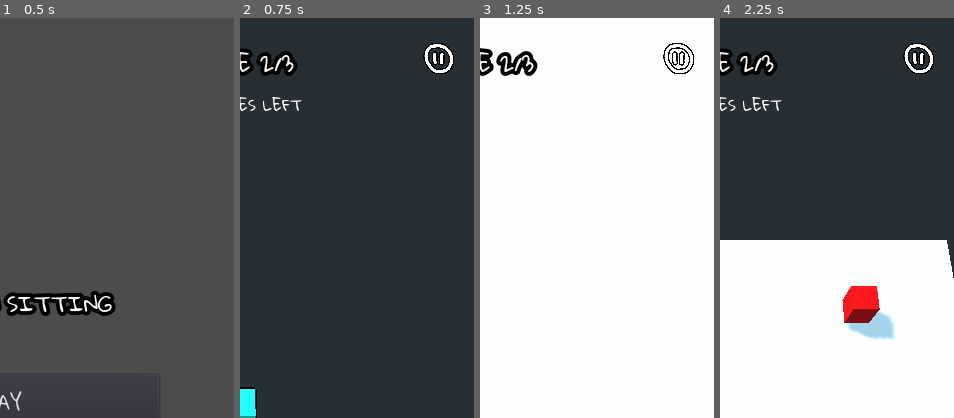
Above: before the commit, frames 1-4 (left to right).
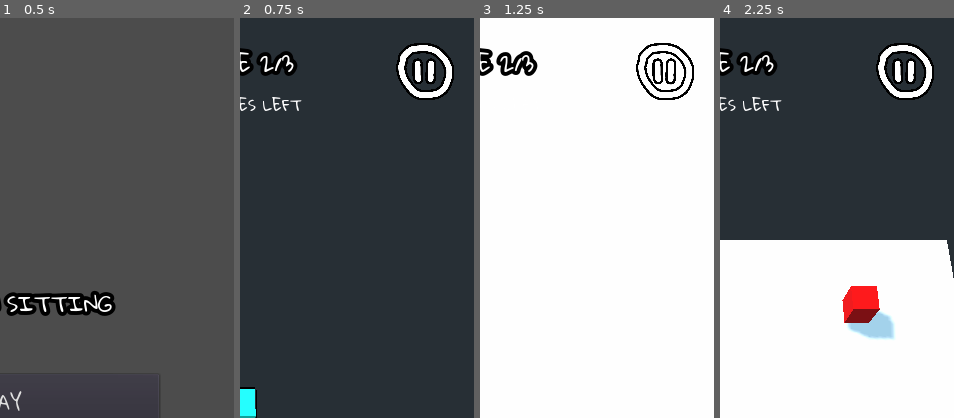
Above: after the commit, the same moments.

Repository: jeffsieu/coma-dash
Game: Godot game, scene res://Scene/Game.tscn
Two runs of this game, one before a commit and one after it. Both use one fixed random seed, a clock stepped at 60 frames per second and the inputs below.
Inputs (mouse positions are % of the whole screen's width and height, from its top left; square brackets give the same spot before the commit, where the layout moved):
- Up to frame 1 (0.5 s): no input
- Up to frame 2 (0.75 s): click "PLAY" at 0.5 s
- Up to frame 3 (1.25 s): no input
- Up to frame 4 (2.25 s): click (90, 7) [93, 5] at 1.25 s; click "RESUME" at 2 s
The pictures show only the part of the screen within x 50-100%, y 0-50%; the shares and areas given below are measured in that part.

Frame 1 is identical in both runs. In frame 2, 2.3% of the frame differs, in the area x 66-92%, y 6-21%; in frame 3, 1.3%; in frame 4, 2.3%.

Commit message:
GUI enhancements and standardizations
- Overlays have darkened backgrounds
- Buttons are 75px in height
- Button pressed signals are connected using
  the node panel
- Refactor PauseMenu logic into its own script

Diff:
--- a/GUI/ClearedMenu.gd
+++ b/GUI/ClearedMenu.gd
@@ -1,7 +1,7 @@
 extends MarginContainer
 
-onready var _enemies_defeated: Label = get_node("VBoxContainer/VBoxContainer/EnemiesDefeated")
-onready var _crystal_count: Label = get_node("VBoxContainer/VBoxContainer/CrystalCount")
+onready var _enemies_defeated: Label = find_node("EnemiesDefeated")
+onready var _crystal_count: Label = find_node("CrystalCount")
 
 signal proceed_next
 
--- a/GUI/ClearedMenu.tscn
+++ b/GUI/ClearedMenu.tscn
@@ -1,8 +1,9 @@
-[gd_scene load_steps=4 format=2]
+[gd_scene load_steps=5 format=2]
 
 [ext_resource path="res://GUI/Heading2.tres" type="DynamicFont" id=1]
 [ext_resource path="res://GUI/Title.tres" type="DynamicFont" id=2]
 [ext_resource path="res://GUI/ClearedMenu.gd" type="Script" id=3]
+[ext_resource path="res://GUI/Button.tres" type="DynamicFont" id=4]
 
 [node name="ClearedMenu" type="MarginContainer"]
 margin_right = 582.0
@@ -12,44 +13,61 @@
 "_edit_use_anchors_": false
 }
 
-[node name="VBoxContainer" type="VBoxContainer" parent="."]
+[node name="ColorRect" type="ColorRect" parent="."]
 margin_right = 582.0
 margin_bottom = 960.0
+mouse_filter = 2
+color = Color( 0, 0, 0, 0.74902 )
+
+[node name="MarginContainer" type="MarginContainer" parent="."]
+margin_right = 582.0
+margin_bottom = 960.0
+custom_constants/margin_right = 32
+custom_constants/margin_top = 32
+custom_constants/margin_left = 32
+custom_constants/margin_bottom = 32
+
+[node name="VBoxContainer" type="VBoxContainer" parent="MarginContainer"]
+margin_left = 32.0
+margin_top = 32.0
+margin_right = 550.0
+margin_bottom = 928.0
 custom_constants/separation = 20
 alignment = 1
 
-[node name="ClearedTitle" type="Label" parent="VBoxContainer"]
-margin_top = 284.0
-margin_right = 582.0
-margin_bottom = 389.0
+[node name="ClearedTitle" type="Label" parent="MarginContainer/VBoxContainer"]
+margin_top = 238.0
+margin_right = 518.0
+margin_bottom = 343.0
 custom_fonts/font = ExtResource( 2 )
 text = "LEVEL CLEARED"
 align = 1
 uppercase = true
 
-[node name="VBoxContainer" type="VBoxContainer" parent="VBoxContainer"]
-margin_top = 409.0
-margin_right = 582.0
-margin_bottom = 609.0
+[node name="VBoxContainer" type="VBoxContainer" parent="MarginContainer/VBoxContainer"]
+margin_top = 363.0
+margin_right = 518.0
+margin_bottom = 563.0
 rect_min_size = Vector2( 0, 200 )
 
-[node name="EnemiesDefeated" type="Label" parent="VBoxContainer/VBoxContainer"]
-margin_right = 582.0
+[node name="EnemiesDefeated" type="Label" parent="MarginContainer/VBoxContainer/VBoxContainer"]
+margin_right = 518.0
 margin_bottom = 41.0
 custom_fonts/font = ExtResource( 1 )
 text = "Enemies defeated: 0"
 
-[node name="CrystalCount" type="Label" parent="VBoxContainer/VBoxContainer"]
+[node name="CrystalCount" type="Label" parent="MarginContainer/VBoxContainer/VBoxContainer"]
 margin_top = 45.0
-margin_right = 582.0
+margin_right = 518.0
 margin_bottom = 86.0
 custom_fonts/font = ExtResource( 1 )
 text = "Crystals collected: 0"
 
-[node name="TapNext" type="Button" parent="VBoxContainer"]
-margin_top = 629.0
-margin_right = 582.0
-margin_bottom = 676.0
-custom_fonts/font = ExtResource( 1 )
+[node name="TapNext" type="Button" parent="MarginContainer/VBoxContainer"]
+margin_top = 583.0
+margin_right = 518.0
+margin_bottom = 658.0
+rect_min_size = Vector2( 0, 75 )
+custom_fonts/font = ExtResource( 4 )
 text = "TAP TO PROCEED"
-[connection signal="pressed" from="VBoxContainer/TapNext" to="." method="_on_TapNext_pressed"]
+[connection signal="pressed" from="MarginContainer/VBoxContainer/TapNext" to="." method="_on_TapNext_pressed"]
--- a/GUI/GUI.gd
+++ b/GUI/GUI.gd
@@ -11,9 +11,6 @@
 onready var _player_health_points := _level_manager.find_node("HealthPoints")
 onready var _crystal_count := _level_manager.find_node("CrystalCount")
 onready var _player_exp_bar := _level_manager.find_node("PlayerExpBar")
-onready var _pause_button := _level_manager.find_node("PauseButton")
-onready var _resume_button := _level_manager.find_node("ResumeButton")
-onready var _quit_button := _level_manager.find_node("QuitButton")
 onready var _pause_menu := _level_manager.find_node("PauseMenu")
 onready var _cleared_menu := _level_manager.find_node("ClearedMenu")
 onready var _game_over := _level_manager.find_node("GameOver")
@@ -29,9 +26,6 @@
 	_level_manager.connect("game_over", self, "_on_game_over")
 	_level_manager.connect("level_loaded", self, "_on_level_loaded")
 	_player.connect("health_changed", self, "_on_player_health_changed")
-	_pause_button.connect("pressed", self, "_on_pause_button_pressed")
-	_resume_button.connect("pressed", self, "_on_resume_button_pressed")
-	_quit_button.connect("pressed", self, "_on_quit_button_pressed")
 	_cleared_menu.connect("proceed_next", self, "_on_proceed_next")
 	self.connect("proceed_next", _level_manager, "on_proceed_next")
 
@@ -69,10 +63,6 @@
 	get_tree().paused = true
 	_pause_menu.set_visible(true)
 
-func _on_resume_button_pressed() -> void:
-	_pause_menu.set_visible(false)
-	get_tree().paused = false
-
 func _on_game_over(enemies_died, crystal_count) -> void:
 	get_tree().paused = true
 	_game_over.set_score(enemies_died, crystal_count)
@@ -87,8 +77,3 @@
 	get_tree().paused = false
 	_cleared_menu.set_visible(false)
 	emit_signal("proceed_next")
-
-func _on_quit_button_pressed() -> void:
-	get_tree().paused = false
-	var scene_manager: SceneManager = get_tree().get_root().get_node("SceneManager")
-	scene_manager.load_scene("res://Scene/MainMenuScene.tscn")
--- a/GUI/GameOver.tscn
+++ b/GUI/GameOver.tscn
@@ -13,75 +13,91 @@
 "_edit_use_anchors_": false
 }
 
-[node name="VBoxContainer" type="VBoxContainer" parent="."]
+[node name="ColorRect" type="ColorRect" parent="."]
 margin_right = 582.0
 margin_bottom = 960.0
+mouse_filter = 2
+color = Color( 0, 0, 0, 0.74902 )
+
+[node name="MarginContainer" type="MarginContainer" parent="."]
+margin_right = 582.0
+margin_bottom = 960.0
+custom_constants/margin_right = 32
+custom_constants/margin_top = 32
+custom_constants/margin_left = 32
+custom_constants/margin_bottom = 32
+
+[node name="VBoxContainer" type="VBoxContainer" parent="MarginContainer"]
+margin_left = 32.0
+margin_top = 32.0
+margin_right = 550.0
+margin_bottom = 928.0
 alignment = 1
 
-[node name="GameOver" type="Label" parent="VBoxContainer"]
-margin_top = 238.0
-margin_right = 582.0
-margin_bottom = 343.0
+[node name="GameOver" type="Label" parent="MarginContainer/VBoxContainer"]
+margin_top = 206.0
+margin_right = 518.0
+margin_bottom = 311.0
 custom_fonts/font = ExtResource( 3 )
 text = "GAME OVER"
 align = 1
 uppercase = true
 
-[node name="VBoxContainer" type="VBoxContainer" parent="VBoxContainer"]
-margin_top = 347.0
-margin_right = 582.0
-margin_bottom = 547.0
+[node name="VBoxContainer" type="VBoxContainer" parent="MarginContainer/VBoxContainer"]
+margin_top = 315.0
+margin_right = 518.0
+margin_bottom = 515.0
 rect_min_size = Vector2( 0, 200 )
 
-[node name="EnemiesDefeated" type="Label" parent="VBoxContainer/VBoxContainer"]
-margin_right = 582.0
+[node name="EnemiesDefeated" type="Label" parent="MarginContainer/VBoxContainer/VBoxContainer"]
+margin_right = 518.0
 margin_bottom = 41.0
 custom_fonts/font = ExtResource( 2 )
 text = "Enemies defeated: 3"
 
-[node name="CrystalCount" type="Label" parent="VBoxContainer/VBoxContainer"]
+[node name="CrystalCount" type="Label" parent="MarginContainer/VBoxContainer/VBoxContainer"]
 margin_top = 45.0
-margin_right = 582.0
+margin_right = 518.0
 margin_bottom = 86.0
 custom_fonts/font = ExtResource( 2 )
 text = "Crystals collected: 10"
 
-[node name="VBoxContainer2" type="VBoxContainer" parent="VBoxContainer"]
-margin_top = 551.0
-margin_right = 582.0
-margin_bottom = 721.0
+[node name="VBoxContainer2" type="VBoxContainer" parent="MarginContainer/VBoxContainer"]
+margin_top = 519.0
+margin_right = 518.0
+margin_bottom = 689.0
 custom_constants/separation = 20
 
-[node name="RetryButton" type="Button" parent="VBoxContainer/VBoxContainer2"]
-margin_right = 582.0
+[node name="RetryButton" type="Button" parent="MarginContainer/VBoxContainer/VBoxContainer2"]
+margin_right = 518.0
 margin_bottom = 75.0
 rect_min_size = Vector2( 0, 75 )
 size_flags_horizontal = 3
 custom_fonts/font = ExtResource( 1 )
 text = "RETRY"
 
-[node name="HBoxContainer" type="HBoxContainer" parent="VBoxContainer/VBoxContainer2"]
+[node name="HBoxContainer" type="HBoxContainer" parent="MarginContainer/VBoxContainer/VBoxContainer2"]
 margin_top = 95.0
-margin_right = 582.0
+margin_right = 518.0
 margin_bottom = 170.0
 custom_constants/separation = 20
 alignment = 1
 
-[node name="HomeButton" type="Button" parent="VBoxContainer/VBoxContainer2/HBoxContainer"]
-margin_right = 281.0
+[node name="HomeButton" type="Button" parent="MarginContainer/VBoxContainer/VBoxContainer2/HBoxContainer"]
+margin_right = 249.0
 margin_bottom = 75.0
 rect_min_size = Vector2( 0, 75 )
 size_flags_horizontal = 3
 custom_fonts/font = ExtResource( 1 )
 text = "HOME"
 
-[node name="ShopButton" type="Button" parent="VBoxContainer/VBoxContainer2/HBoxContainer"]
-margin_left = 301.0
-margin_right = 582.0
+[node name="ShopButton" type="Button" parent="MarginContainer/VBoxContainer/VBoxContainer2/HBoxContainer"]
+margin_left = 269.0
+margin_right = 518.0
 margin_bottom = 75.0
 rect_min_size = Vector2( 0, 75 )
 size_flags_horizontal = 3
 custom_fonts/font = ExtResource( 1 )
 text = "SHOP"
-[connection signal="pressed" from="VBoxContainer/VBoxContainer2/RetryButton" to="." method="_on_RetryButton_pressed"]
-[connection signal="pressed" from="VBoxContainer/VBoxContainer2/HBoxContainer/HomeButton" to="." method="_on_HomeButton_pressed"]
+[connection signal="pressed" from="MarginContainer/VBoxContainer/VBoxContainer2/RetryButton" to="." method="_on_RetryButton_pressed"]
+[connection signal="pressed" from="MarginContainer/VBoxContainer/VBoxContainer2/HBoxContainer/HomeButton" to="." method="_on_HomeButton_pressed"]
--- a/GUI/LevelGUI.tscn
+++ b/GUI/LevelGUI.tscn
@@ -150,10 +150,11 @@
 [node name="PauseButton" type="TextureButton" parent="LevelGUI/MarginContainer/Control"]
 anchor_left = 1.0
 anchor_right = 1.0
-margin_left = -40.0
-margin_bottom = 40.0
+margin_left = -75.0
+margin_bottom = 75.0
 texture_normal = ExtResource( 9 )
 expand = true
+stretch_mode = 4
 __meta__ = {
 "_edit_use_anchors_": false
 }
@@ -168,7 +169,10 @@
 [node name="ClearedMenu" parent="LevelGUI" instance=ExtResource( 11 )]
 visible = false
 margin_right = 607.0
+margin_bottom = 1024.0
 
 [node name="GameOver" parent="LevelGUI" instance=ExtResource( 12 )]
 visible = false
-margin_right = 543.0
+margin_right = 607.0
+margin_bottom = 1024.0
+[connection signal="pressed" from="LevelGUI/MarginContainer/Control/PauseButton" to="LevelGUI" method="_on_pause_button_pressed"]
--- /dev/null
+++ b/GUI/PauseMenu.gd
@@ -0,0 +1,10 @@
+extends MarginContainer
+
+func _on_resume_button_pressed() -> void:
+	set_visible(false)
+	get_tree().paused = false
+
+func _on_quit_button_pressed() -> void:
+	get_tree().paused = false
+	var scene_manager: SceneManager = get_tree().get_root().get_node("SceneManager")
+	scene_manager.load_scene("res://Scene/MainMenuScene.tscn")
--- a/GUI/PauseMenu.tscn
+++ b/GUI/PauseMenu.tscn
@@ -1,7 +1,8 @@
-[gd_scene load_steps=4 format=2]
+[gd_scene load_steps=5 format=2]
 
 [ext_resource path="res://GUI/Title.tres" type="DynamicFont" id=1]
 [ext_resource path="res://GUI/Button.tres" type="DynamicFont" id=2]
+[ext_resource path="res://GUI/PauseMenu.gd" type="Script" id=3]
 
 [sub_resource type="Theme" id=1]
 
@@ -10,6 +11,7 @@
 anchor_right = 1.0
 anchor_bottom = 1.0
 theme = SubResource( 1 )
+script = ExtResource( 3 )
 __meta__ = {
 "_edit_use_anchors_": false
 }
@@ -60,3 +62,5 @@
 rect_min_size = Vector2( 0, 75 )
 custom_fonts/font = ExtResource( 2 )
 text = "QUIT TO MAIN MENU"
+[connection signal="pressed" from="MarginContainer/VBoxContainer/ResumeButton" to="." method="_on_resume_button_pressed"]
+[connection signal="pressed" from="MarginContainer/VBoxContainer/QuitButton" to="." method="_on_quit_button_pressed"]
